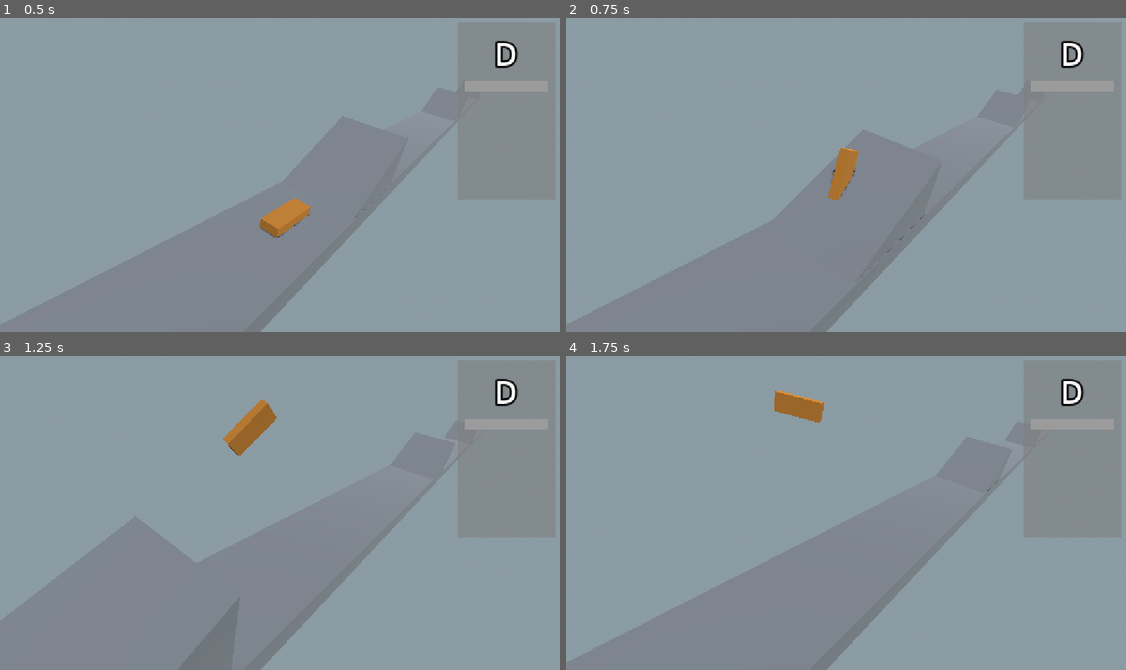
Above: before the commit, frames 1-4 (two rows, left to right).
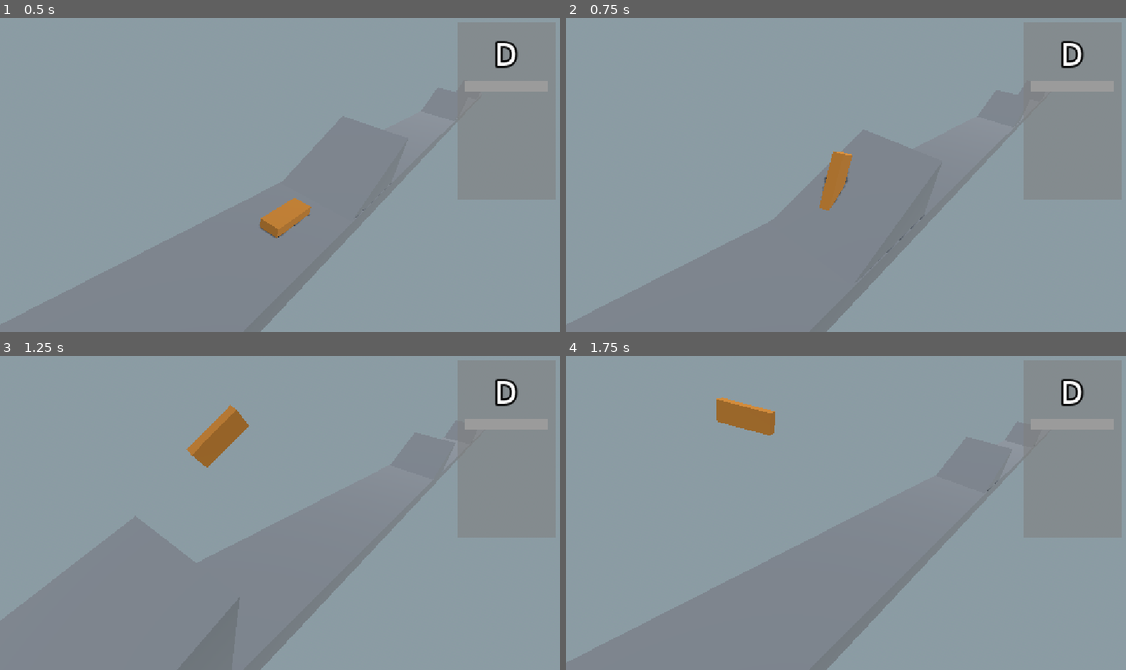
Above: after the commit, the same moments.

Repository: SlyZ1/ludum60
Game: Godot game, scene res://scenes/skate_prototype.tscn
The game is run twice, just before and just after one commit, with the same random seed, the same clock (stepped at 60 frames per second) and the same inputs.
Inputs:
- Up to frame 1 (0.5 s): no input
- Up to frame 2 (0.75 s): hold B (B) from 0.53 s (still down)
- Up to frame 3 (1.25 s): keep holding B (B); tap F (F) at 0.8 s
- Up to frame 4 (1.75 s): release B (B) at 1.28 s; tap F (F) at 1.35 s; tap H (H) at 1.55 s

Frame 1 is identical in both runs. In frame 2, 0.4% of the frame differs, in the area x 45-53%, y 41-62%; in frame 3, 1.6%, in the area x 33-50%, y 13-36%; in frame 4, 1.4%.

Commit message:
grounded logic

Diff:
--- a/combo_graph.json
+++ b/combo_graph.json
@@ -1,12 +1,6 @@
 {
 	"initial" : ["debut_saut"],
 	"states" : [
-		{
-			"name" : "mauvais_saut",
-			"input" : "fhyb",
-			"duration" : 0.8,
-			"next" : ["kickflip_gauche", "kickflip_droite"]
-		},
 		{
 			"name" : "debut_saut",
 			"input" : "Fhyb",
--- a/prefabs/skate.tscn
+++ b/prefabs/skate.tscn
@@ -14,14 +14,18 @@
 metallic_specular = 0.51
 
 [sub_resource type="BoxShape3D" id="BoxShape3D_tnd71"]
-size = Vector3(1.575, 0.71, 4.605)
+size = Vector3(1.575, 0.555, 3.975)
 
-[node name="SkateNode" type="Node3D" unique_id=38373150 node_paths=PackedStringArray("capteur_back", "capteur_front", "capteur_mesh", "mesh_instance")]
+[sub_resource type="BoxShape3D" id="BoxShape3D_q1d6x"]
+size = Vector3(1.55, 1.145, 2.99)
+
+[node name="SkateNode" type="Node3D" unique_id=38373150 node_paths=PackedStringArray("capteur_back", "capteur_front", "capteur_mesh", "capteur_ground", "mesh_instance")]
 transform = Transform3D(-4.371139e-08, 0, 1, 0, 1, 0, -1, 0, -4.371139e-08, 0, 0, 0)
 script = ExtResource("1_sgunh")
 capteur_back = NodePath("CapteurBack")
 capteur_front = NodePath("CapteurFront")
 capteur_mesh = NodePath("Skate/ShapeCast3D")
+capteur_ground = NodePath("Ground")
 mesh_instance = NodePath("Skate")
 
 [node name="CapteurFront" type="ShapeCast3D" parent="." unique_id=251090142]
@@ -46,3 +50,7 @@
 
 [node name="AnimController" type="Node" parent="." unique_id=671014669]
 script = ExtResource("2_2wimw")
+
+[node name="Ground" type="ShapeCast3D" parent="." unique_id=630398105]
+shape = SubResource("BoxShape3D_q1d6x")
+target_position = Vector3(0, 0, 0)
--- a/prefabs/trick_manager.tscn
+++ b/prefabs/trick_manager.tscn
@@ -10,7 +10,7 @@
 one_shot = true
 
 [node name="InputLag" type="Timer" parent="." unique_id=1158126311]
-wait_time = 0.055
+wait_time = 0.05
 one_shot = true
 
 [connection signal="timeout" from="TrickTiming" to="." method="_trick_ended"]
--- a/scripts/anim_controller.gd
+++ b/scripts/anim_controller.gd
@@ -10,6 +10,7 @@
 
 var active_tricks: Array[BasicTrick]
 var current_trick_duration: float = 0
+var current_anim_duration: float = 0
 
 var parent: Node3D
 
@@ -17,13 +18,17 @@
 	TrickManager.trick_performed.connect(_on_trick)
 	TrickManager.trick_ended.connect(_on_trick_end)
 	parent = get_parent()
+	parent.on_fall.connect(TrickManager.on_airborne)
+	parent.on_grounded.connect(TrickManager.on_ground)
 
 func _process(delta: float) -> void:
 	var current_rotation: Quaternion = Quaternion.IDENTITY
 	for trick in active_tricks:
 		current_rotation *= trick.q
 		current_rotation = current_rotation.normalized()
-	if ((TrickManager.get_time_left() > 0.5 * current_trick_duration)
+
+	print(current_trick_duration - TrickManager.get_time_left(), " ", current_anim_duration)
+	if ((current_trick_duration - TrickManager.get_time_left() < 0.5 * current_anim_duration)
 		and parent.is_mesh_colliding()
 		and parent.velocity_back + parent.velocity_front < 0):
 		MapLoader.instance.stop()
@@ -46,6 +51,7 @@
 	var _anim := TrickManager.get_resource(_name)
 	var _duration := TrickManager.get_trick_duration(_name)
 	current_trick_duration = _duration
+	current_anim_duration = _anim.animation_duration
 
 	if _anim.reset_velocities: parent.reset_velocities()
 	get_parent().apply_impulse(_anim.impulse_back, _anim.impulse_front)
@@ -53,6 +59,7 @@
 	var already_active := active_tricks.find_custom(func(trick): return trick.trick_name == _name)
 	if abs(_anim.rot_angle) > 0.001:
 		var trick := BasicTrick.new(_name)
+		print(_name)
 		active_tricks.push_back(trick)
 		tween_axis_angle(trick, "q", _anim.rot_axis, deg_to_rad(_anim.rot_angle), _anim.animation_duration, _anim.curve)
 
--- a/scripts/map_loader.gd
+++ b/scripts/map_loader.gd
@@ -44,7 +44,7 @@
 	is_running = false
 	ragdoll.global_transform = skate.global_transform
 	set_active(ragdoll, true)
-	ragdoll.apply_central_impulse(skate.get_normal() * 10 + Vector3.FORWARD * 5)
+	ragdoll.apply_central_impulse(Vector3.UP * 10 + Vector3.FORWARD * 5)
 	var axe := Vector3(randf_range(-1, 1), randf_range(-1, 1), randf_range(-1, 1)).normalized()
 	ragdoll.apply_torque_impulse(axe * 10)
 	set_active(skate, false)
--- a/scripts/skate_orientation.gd
+++ b/scripts/skate_orientation.gd
@@ -3,6 +3,7 @@
 @export var capteur_back: ShapeCast3D
 @export var capteur_front: ShapeCast3D
 @export var capteur_mesh: ShapeCast3D
+@export var capteur_ground: ShapeCast3D
 @export var mesh_instance: MeshInstance3D
 
 signal on_fall()
@@ -16,6 +17,8 @@
 var previous_grounded_back: bool = false
 var previous_grounded_front: bool = false
 var is_jumping: bool = false
+
+var _is_grounded: bool = false
 
 var impulsed_timer: float = 0
 var fall_timer: float = 0
@@ -52,7 +55,7 @@
 	mesh_instance.basis = rot
 
 func is_grounded() -> bool:
-	return grounded_back and grounded_front
+	return capteur_ground.is_colliding()
 
 func is_colliding() -> bool:
 	return capteur_back.is_colliding() and capteur_front.is_colliding()
@@ -172,23 +175,20 @@
 func _process(dt: float) -> void:
 	_integrate(dt)
 	_ground_snap(dt)
-	if (grounded_back and grounded_front) and (not previous_grounded_back or not previous_grounded_front):
-		print("Grounded")
-		on_grounded.emit()
 
-	if (not grounded_back and not grounded_front) and (previous_grounded_back or previous_grounded_front):
-		print(fall_timer)
-		if impulsed_timer > 0:
-			print("On jump")
-			is_jumping = true
+	if capteur_ground.is_colliding():
+		if !_is_grounded:
+			print("Grounded")
+			on_grounded.emit()
+	elif _is_grounded:
+		if impulsed_timer >= 0:
+			print("Jump")
 			on_jump.emit()
-		elif fall_timer <= 0:
-			print("On fall")
+		else:
+			print("Fall")
 			on_fall.emit()
-	else:
-		fall_timer = 0.5
 
-	if grounded_back or grounded_front: is_jumping = false
+	_is_grounded = capteur_ground.is_colliding()
 
 	previous_grounded_back = grounded_back
 	previous_grounded_front = grounded_front
--- a/scripts/trick_manager.gd
+++ b/scripts/trick_manager.gd
@@ -12,7 +12,6 @@
 var _nb_tricks_since_grounded := 0
 
 var _last_input := ""
-const input_lag_duration := 0.05
 
 const _xp_per_tier = [100, 200, 400, 800, 1600]
 var _xp := 0
@@ -28,6 +27,9 @@
 	_started = false
 	_possible_tricks = _tricks.get_neighbours("")
 	_nb_tricks_since_grounded = 0
+	if not $TrickTiming.is_stopped():
+		$TrickTiming.start()
+		$TrickTiming.stop()
 
 func _ready() -> void:
 	_tricks = TrickGraph.new("res://combo_graph.json")
@@ -40,9 +42,7 @@
 func _process(delta: float) -> void:
 	if MapLoader.instance: if not MapLoader.instance.is_running: return
 
-	if bullet_timer.wait_time - bullet_timer.time_left < 0.0001:
-		print("RESET")
-	if not bullet_timer.is_stopped():
+	if not bullet_timer.is_stopped() and not _current_trick in ["instable_saut", "debut_saut"]:
 		Engine.time_scale = bullet_time_curve.sample((bullet_timer.wait_time - bullet_timer.time_left) / bullet_timer.wait_time)
 	var fhyb := [Input.is_action_pressed("F"), Input.is_action_pressed("H"), Input.is_action_pressed("Y"), Input.is_action_pressed("B")]
 
@@ -53,7 +53,7 @@
 
 	if input_string == "FHyb" and not _started:
 		_started = true
-		$InputLag.start(input_lag_duration)
+		$InputLag.start()
 		print("GO !")
 
 	if _last_input != input_string:
@@ -76,11 +76,11 @@
 			break
 
 func get_time_left() -> float:
+	if $TrickTiming.is_stopped():
+		return -INF
 	return $TrickTiming.time_left
 
 func _trick_performed(_name: String, _accuracy: float) -> void:
-	print(_name)
-
 	bullet_timer.stop()
 	bullet_timer.start(bullet_time_duration)
 	_nb_tricks_since_grounded += 1
@@ -105,9 +105,10 @@
 
 
 func _trick_ended() -> void:
+	if not _started: return
 	print("trick ended")
 	trick_ended.emit()
-	_reset()
+	_possible_tricks = []
 
 func get_trick_duration(_name: String) -> float:
 	return _tricks.get_node(_name).duration
@@ -116,6 +117,8 @@
 	return load("res://tricks/" + _name + ".tres")
 
 func on_airborne() -> void:
-	if _current_trick != "instable_saut":
-		print("jaaj")
-		_possible_tricks = _tricks.get_neighbours("instable_saut")
+	_possible_tricks = _tricks.get_neighbours("instable_saut")
+	_started = true
+
+func on_ground() -> void:
+	_reset()
--- a/tricks/instable_saut.tres
+++ b/tricks/instable_saut.tres
@@ -5,6 +5,6 @@
 [resource]
 script = ExtResource("1_fe6b6")
 rot_axis = Vector3(1, 0, 0)
-impulse_front = 10.0
-impulse_back = 10.0
+impulse_front = 12.0
+impulse_back = 12.0
 metadata/_custom_type_script = "uid://u4ge0gstrtnt"
